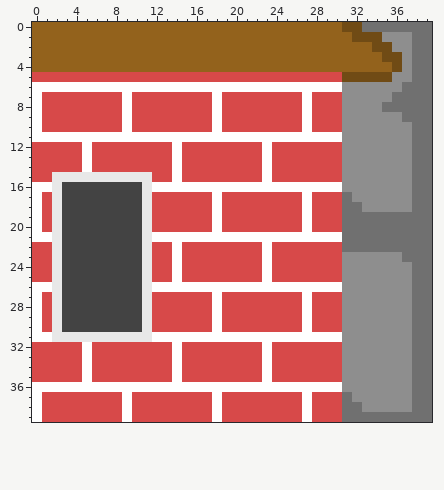
Two versions of one pixel-art sprite, Images/house6.png. That is the earlier state.
The file is 40x40 pixels.
New version:
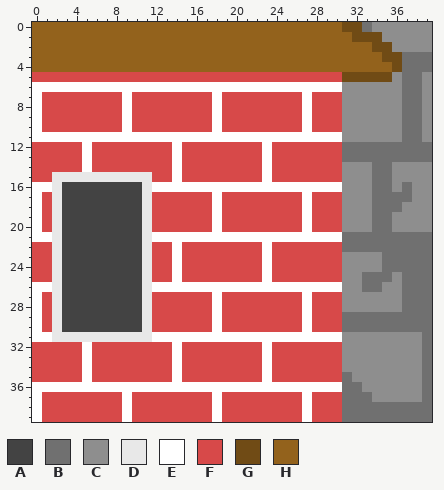
Palette (. is transparent): A #434343  B #707070  C #8e8e8e  D #e8e8e8  E #ffffff  F #d74949  G #704b15  H #93621c
From old to new:
@@ x 29..39 @@
- 0 HHGGBBBBBBB
- 1 HHHGGGCCCBB
- 2 HHHHHGGCCBB
- 3 HHHHHHGGCBB
- 4 HHHHHHHGCBB
- 5 FFGGGGGCCBB
- 6 EECCCCCCBBB
- 7 FFCCCCCBBBB
- 8 FFCCCCBBBBB
- 9 FFCCCCCCBBB
-10 FFCCCCCCCBB
-11 EECCCCCCCBB
-12 FFCCCCCCCBB
-13 FFCCCCCCCBB
-14 FFCCCCCCCBB
-15 FFCCCCCCCBB
-16 EECCCCCCCBB
-17 FFBCCCCCCBB
-18 FFBBCCCCCBB
-19 FFBBBBBBBBB
-20 FFBBBBBBBBB
+ 0 HHGGBCCCCCC
+ 1 HHHGGGCCCCC
+ 2 HHHHHGGCCCC
+ 3 HHHHHHGGBBB
+ 4 HHHHHHHGBBB
+ 5 FFGGGGGCBBC
+ 6 EECCCCCCBBC
+ 7 FFCCCCCCBBC
+ 8 FFCCCCCCBBC
+ 9 FFCCCCCCBBC
+10 FFCCCCCCBBC
+11 EECCCCCCBBC
+12 FFBBBBBBBBB
+13 FFBBBBBBBBB
+14 FFCCCBBCCCC
+15 FFCCCBBCCCC
+16 EECCCBBCBCC
+17 FFCCCBBBBCC
+18 FFCCCBBBCCC
+19 FFCCCBBCCCC
+20 FFCCCBBCCCC
 21 EEBBBBBBBBB
 22 FFBBBBBBBBB
-23 FFCCCCCCBBB
-24 FFCCCCCCCBB
-25 FFCCCCCCCBB
-26 EECCCCCCCBB
-27 FFCCCCCCCBB
-28 FFCCCCCCCBB
-29 FFCCCCCCCBB
-30 FFCCCCCCCBB
-31 EECCCCCCCBB
-32 FFCCCCCCCBB
-33 FFCCCCCCCBB
-34 FFCCCCCCCBB
-35 FFCCCCCCCBB
-36 EECCCCCCCBB
-37 FFBCCCCCCBB
-38 FFBBCCCCCBB
+23 FFCCCCBBBBB
+24 FFCCCCBBBBB
+25 FFCCBBBCBBB
+26 EECCBBCCBBB
+27 FFCCCCCCBBB
+28 FFCCCCCCBBB
+29 FFBBBBBBBBB
+30 FFBBBBBBBBB
+31 EECCCCCCCCB
+32 FFCCCCCCCCB
+33 FFCCCCCCCCB
+34 FFCCCCCCCCB
+35 FFBCCCCCCCB
+36 EEBBCCCCCCB
+37 FFBBBCCCCCB
+38 FFBBBBBBBBB
 39 FFBBBBBBBBB
